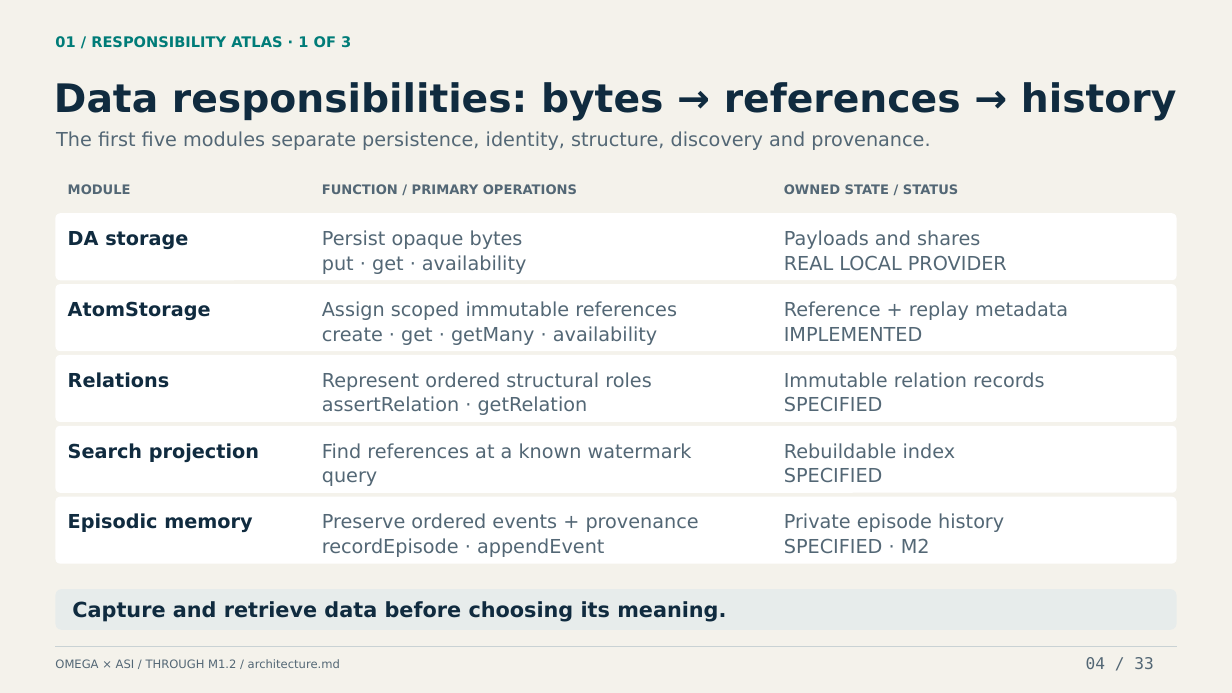
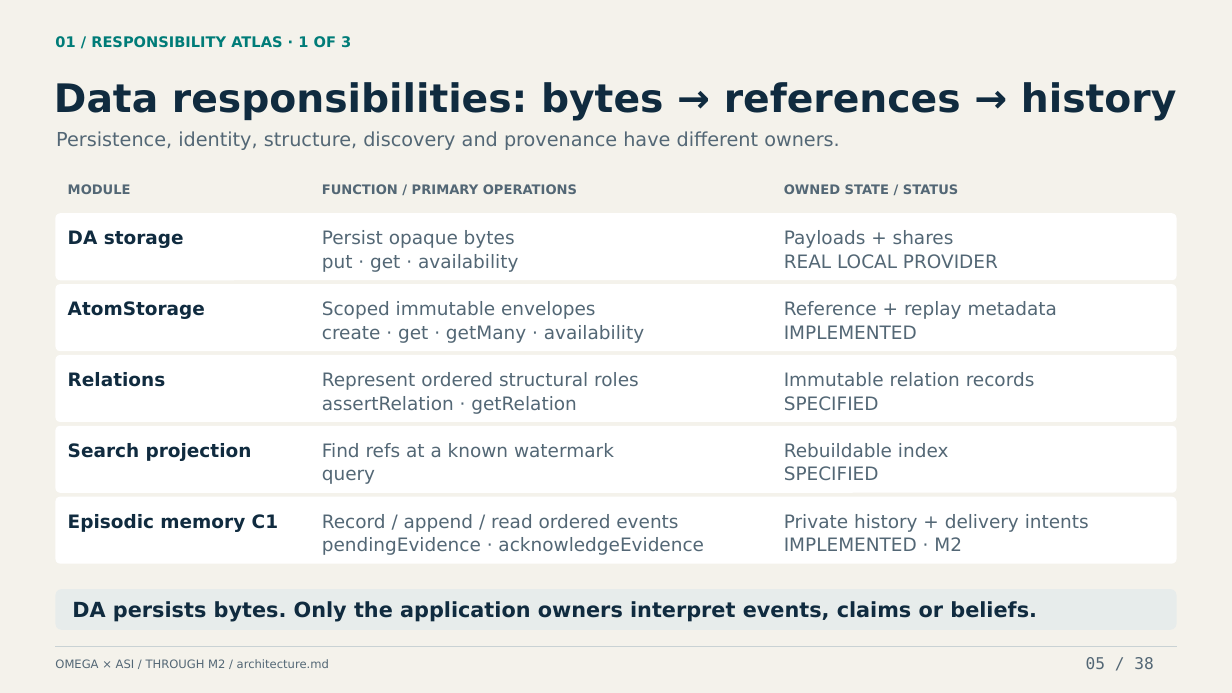
Before and after one commit to machieke/fusion-module-interfaces, a slide deck: slide 5 of docs/presentation/omega-asi-module-interfaces.pptx (slide 4 before the commit). Drawn at 1232x693 pixels with LibreOffice and Linux fonts; fonts in the diff are those of the drawing. Boxes give left, top, right and bottom in pixels: in the first picture for what was removed or moved away, otherwise in the second. Text is boxed around its words. In the diff, an @@ line names an element or a change of style, - is before the commit and + after.

Commit message:
Update conference deck through M2 with an ELI16 executive summary

```diff
--- a/docs/presentation/omega-asi-module-interfaces.pptx
+++ b/docs/presentation/omega-asi-module-interfaces.pptx
@@ text at box(56, 131, 839, 150): text changed @@
-The first five modules separate persistence, identity, structure, discovery and provenance.
+Persistence, identity, structure, discovery and provenance have different owners.
@@ text at box(784, 230, 954, 248): text changed; size 15 to 14.4 pt @@
-Payloads and shares
+Payloads + shares
@@ text at box(322, 301, 595, 319): text changed; size 15 to 14.4 pt @@
-Assign scoped immutable references
+Scoped immutable envelopes
@@ size 15 to 14.4 pt in 17 elements at box(322, 230, 515, 248), box(322, 372, 639, 390), box(784, 301, 1058, 319), box(784, 372, 1035, 386), box(784, 443, 948, 457), box(68, 230, 184, 248), box(68, 301, 205, 319), box(68, 372, 166, 387), box(68, 443, 252, 461), box(322, 325, 644, 343), box(322, 396, 577, 414), box(322, 469, 375, 484), box(322, 254, 518, 272), box(784, 396, 879, 410), box(784, 466, 879, 480), box(784, 254, 998, 268), box(784, 325, 917, 339) @@
@@ text at box(322, 443, 614, 457): text changed; size 15 to 14.4 pt @@
-Find references at a known watermark
+Find refs at a known watermark
@@ text at box(68, 514, 278, 532): text changed; size 15 to 14.4 pt @@
-Episodic memory
+Episodic memory C1
@@ text at box(322, 514, 678, 532): text changed; size 15 to 14.4 pt @@
-Preserve ordered events + provenance
+Record / append / read ordered events
@@ text at box(322, 537, 704, 555): text changed; size 15 to 14.4 pt @@
-recordEpisode · appendEvent
+pendingEvidence · acknowledgeEvidence
@@ text at box(784, 514, 1089, 532): text changed; size 15 to 14.4 pt @@
-Private episode history
+Private history + delivery intents
@@ text at box(784, 537, 962, 551): text changed; size 15 to 14.4 pt @@
-SPECIFIED · M2
+IMPLEMENTED · M2
@@ text at box(72, 601, 1037, 622): text changed @@
-Capture and retrieve data before choosing its meaning.
+DA persists bytes. Only the application owners interpret events, claims or beliefs.
@@ text at box(55, 659, 329, 668): text changed @@
-OMEGA × ASI / THROUGH M1.2 / architecture.md
+OMEGA × ASI / THROUGH M2 / architecture.md
@@ text at box(1086, 657, 1153, 669): text changed @@
-04 / 33
+05 / 38
```
Also in this commit, not shown: 8 other slides changed, 29 slides added, 24 slides removed, 47 other files.
